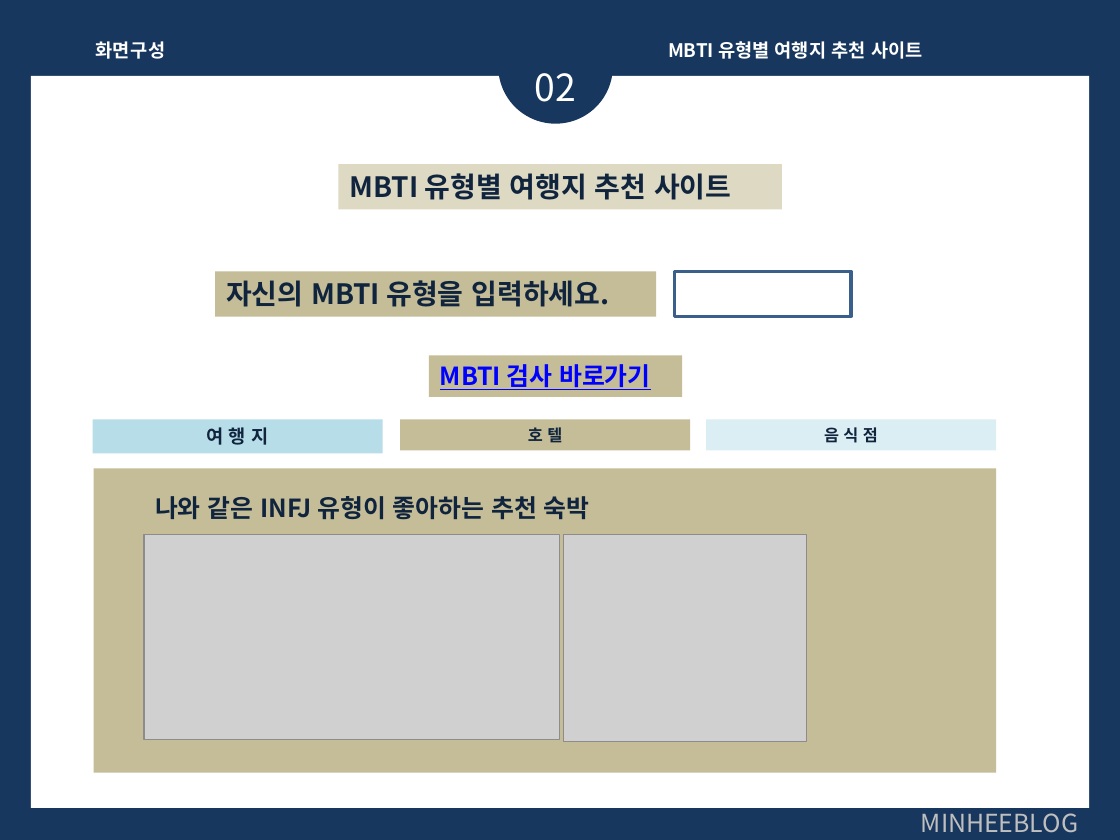
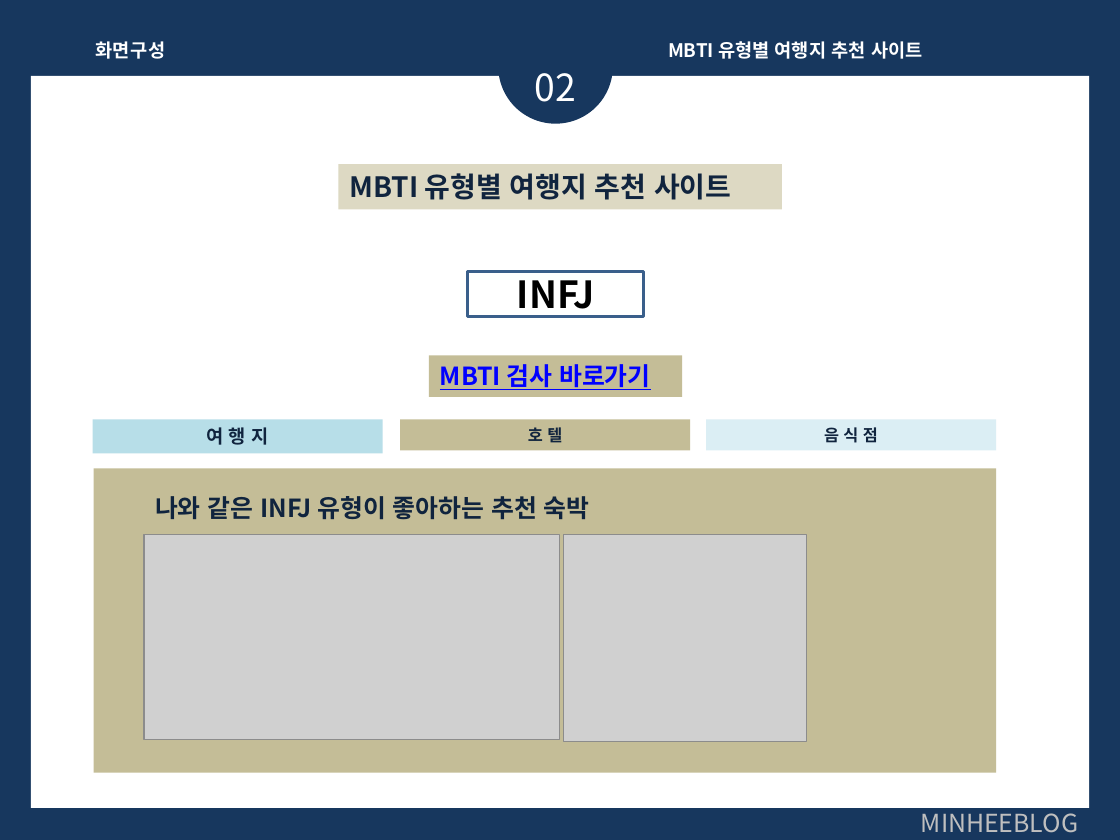
Before and after one commit to ppjjhh0911/BigdataUI, a slide deck: slide 3 of 4팀- MBTI 유형.pptx. Drawn at 1120x840 pixels with LibreOffice and Linux fonts; fonts in the diff are those of the drawing; grey boxes stand for pictures. Boxes give left, top, right and bottom in pixels: in the first picture for what was removed or moved away, otherwise in the second. Text is boxed around its words. In the diff, an @@ line names an element or a change of style, - is before the commit and + after.

```diff
--- a/4팀- MBTI 유형.pptx
+++ b/4팀- MBTI 유형.pptx
@@ rectangle removed at [215,271,656,316] @@
-자신의 MBTI 유형을 입력하세요.
@@ rectangle "INFJ": place and size @@
-rectangle "INFJ" at [674,271,850,316]
+rectangle "INFJ" at [467,271,643,316]
@@ text in rectangle at [517,271,595,318]: text added @@
+INFJ
```
Also in this commit, not shown: 2 other slides changed.
